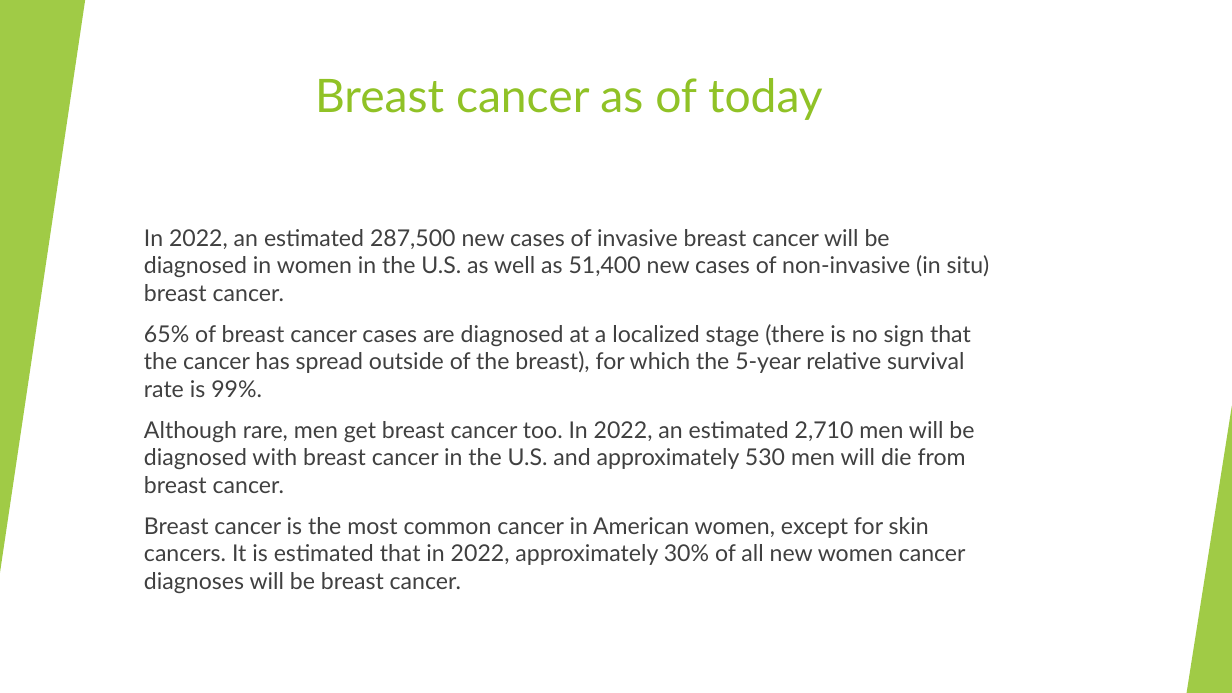
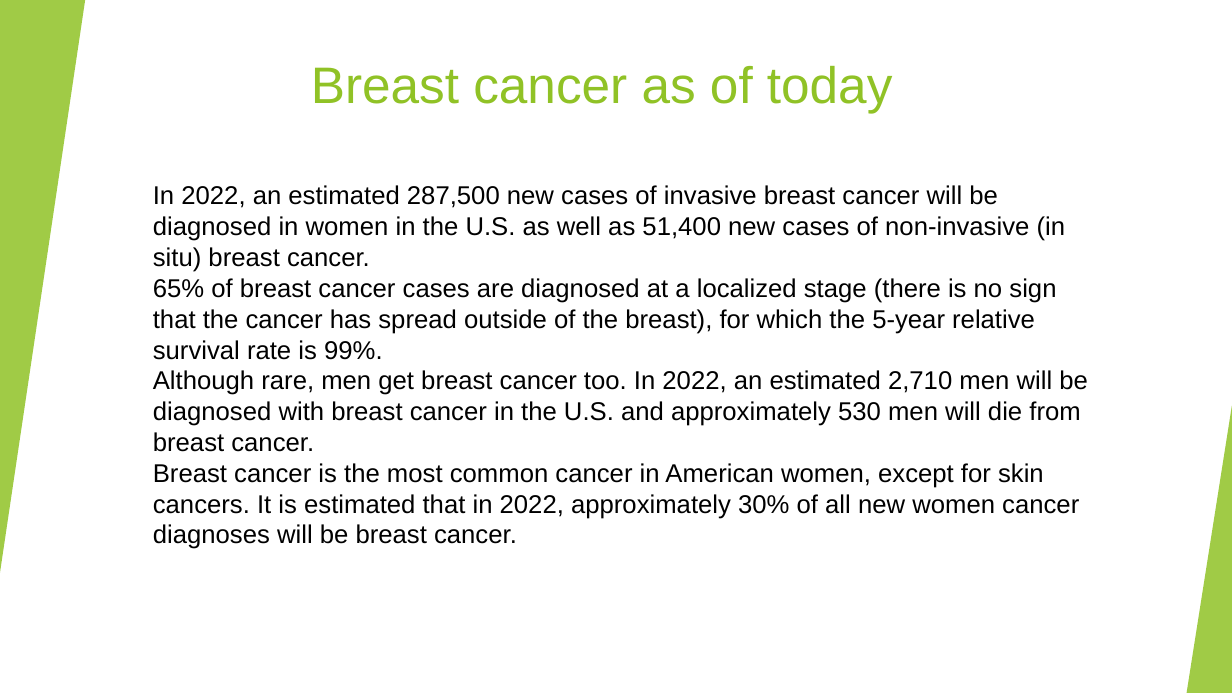
Before and after one commit to Shenhav26/Final_project, a slide deck: slide 4 of capstone project phase A.pptx. Drawn at 1232x693 pixels with LibreOffice and Linux fonts; fonts in the diff are those of the drawing. Boxes give left, top, right and bottom in pixels: in the first picture for what was removed or moved away, otherwise in the second. Text is boxed around its words. In the diff, an @@ line names an element or a change of style, - is before the commit and + after.

```diff
--- a/capstone project phase A.pptx
+++ b/capstone project phase A.pptx
@@ title "Breast cancer as of today": place and size @@
-title "Breast cancer as of today" at bbox=[315, 78, 823, 120]
+title "Breast cancer as of today" at bbox=[311, 65, 892, 113]
@@ title "Breast cancer as of today" at bbox=[311, 65, 892, 113]: size 36 to 40 pt, font Lato to Arial @@
@@ text at bbox=[153, 185, 1088, 549]: text changed; size 18 to 20 pt; font Lato to Arial; text colour #404040 to #000000 @@
-In 2022, an estimated 287,500 new cases of invasive breast cancer will be diagnosed in women in the U.S. as well as 51,400 new cases of non-invasive (in situ) breast cancer.
-65% of breast cancer cases are diagnosed at a localized stage (there is no sign that the cancer has spread outside of the breast), for which the 5-year relative survival rate is 99%.
-Although rare, men get breast cancer too. In 2022, an estimated 2,710 men will be diagnosed with breast cancer in the U.S. and approximately 530 men will die from breast cancer.
-Breast cancer is the most common cancer in American women, except for skin cancers. It is estimated that in 2022, approximately 30% of all new women cancer diagnoses will be breast cancer.
+In 2022, an estimated 287,500 new cases of invasive breast cancer will be diagnosed in women in the U.S. as well as 51,400 new cases of non-invasive (in situ) breast cancer. 65% of breast cancer cases are diagnosed at a localized stage (there is no sign that the cancer has spread outside of the breast), for which the 5-year relative survival rate is 99%. Although rare, men get breast cancer too. In 2022, an estimated 2,710 men will be diagnosed with breast cancer in the U.S. and approximately 530 men will die from breast cancer. Breast cancer is the most common cancer in American women, except for skin cancers. It is estimated that in 2022, approximately 30% of all new women cancer diagnoses will be breast cancer.
```
Also in this commit, not shown: 5 other slides changed, 10 slides added.
